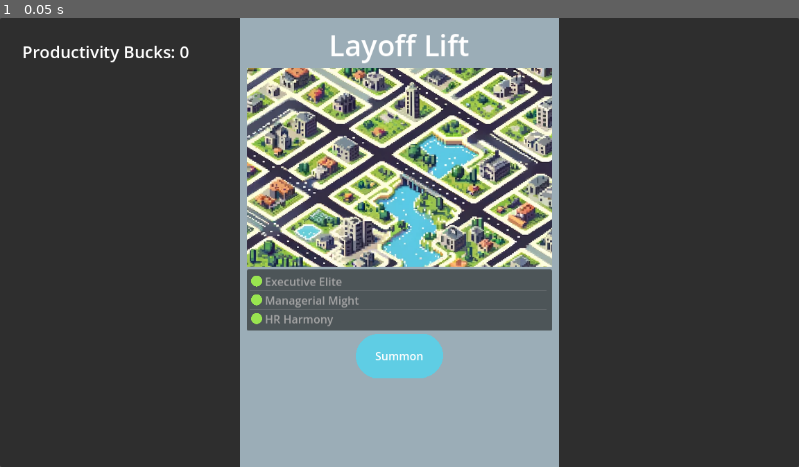
Above: before the commit, frame 1.
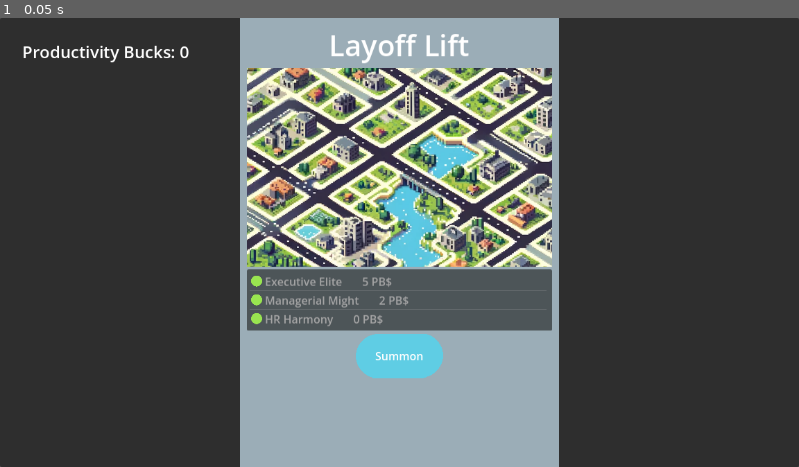
Above: after the commit, the same moment.

Repository: alourencodev/ldjam55
Game: Godot game, scene res://Screens/SelectionScreen.tscn
The game is run twice, just before and just after one commit, with the same random seed, the same clock (stepped at 60 frames per second) and the same inputs. This scene is started directly instead of the project's main scene.
Inputs:
- Up to frame 1 (0.05 s): no input

The runs differ from the first frame. In frame 1, 0.1% of the frame differs, in the area x 44-52%, y 57-69%.

Commit message:
Spend bucks when summoning specific tiers

Diff:
--- a/Screens/SelectionScreen.tscn
+++ b/Screens/SelectionScreen.tscn
@@ -1,15 +1,34 @@
-[gd_scene load_steps=10 format=3 uid="uid://cg8gt3j5ph8pc"]
+[gd_scene load_steps=14 format=3 uid="uid://cg8gt3j5ph8pc"]
 
 [ext_resource type="Texture2D" uid="uid://btmn73a6sc6dl" path="res://Resources/sprite_gray.png" id="1_s0nsq"]
 [ext_resource type="Texture2D" uid="uid://b0lxob3ncc2dq" path="res://Resources/map.png" id="2_c1u2g"]
 [ext_resource type="Texture2D" uid="uid://wrxuspqfcwp8" path="res://Resources/PlaceholderBall.png" id="3_4mk2y"]
 [ext_resource type="Script" path="res://Scripts/SummonerSelector.gd" id="4_xkktw"]
 [ext_resource type="Texture2D" uid="uid://bpx8im540veqm" path="res://Resources/BlueButtonPlaceholder.png" id="5_761m1"]
+[ext_resource type="Script" path="res://Scripts/Tier.gd" id="5_uspdl"]
 [ext_resource type="Script" path="res://Scripts/SceneChanger.gd" id="6_eo5vs"]
 [ext_resource type="Script" path="res://Scripts/PointsLabel.gd" id="7_pcvnb"]
 
 [sub_resource type="LabelSettings" id="LabelSettings_lxgxc"]
 font_size = 42
+
+[sub_resource type="Resource" id="Resource_2dxxv"]
+script = ExtResource("5_uspdl")
+label = "Executive Elite"
+price = 5
+icon = ExtResource("3_4mk2y")
+
+[sub_resource type="Resource" id="Resource_afg5o"]
+script = ExtResource("5_uspdl")
+label = "Managerial Might"
+price = 2
+icon = ExtResource("3_4mk2y")
+
+[sub_resource type="Resource" id="Resource_l7uti"]
+script = ExtResource("5_uspdl")
+label = "HR Harmony"
+price = 0
+icon = ExtResource("3_4mk2y")
 
 [sub_resource type="LabelSettings" id="LabelSettings_ain88"]
 font_size = 24
@@ -66,15 +85,9 @@
 layout_mode = 2
 allow_search = false
 auto_height = true
-item_count = 3
 fixed_icon_size = Vector2i(16, 16)
-item_0/text = "Executive Elite"
-item_0/icon = ExtResource("3_4mk2y")
-item_1/text = "Managerial Might"
-item_1/icon = ExtResource("3_4mk2y")
-item_2/text = "HR Harmony"
-item_2/icon = ExtResource("3_4mk2y")
 script = ExtResource("4_xkktw")
+tiers = Array[ExtResource("5_uspdl")]([SubResource("Resource_2dxxv"), SubResource("Resource_afg5o"), SubResource("Resource_l7uti")])
 
 [node name="TextureButton" type="TextureButton" parent="NinePatchRect/GridContainer"]
 layout_mode = 2
@@ -110,3 +123,4 @@
 
 [connection signal="item_selected" from="NinePatchRect/GridContainer/TierList" to="NinePatchRect/GridContainer/TierList" method="_on_item_selected"]
 [connection signal="item_selected" from="NinePatchRect/GridContainer/TierList" to="NinePatchRect/GridContainer/TextureButton" method="_enable"]
+[connection signal="pressed" from="NinePatchRect/GridContainer/TextureButton" to="NinePatchRect/GridContainer/TierList" method="_on_item_accepted"]
--- a/Scripts/Global.gd
+++ b/Scripts/Global.gd
@@ -13,4 +13,10 @@
 
 
 func add_productivity_bucks(amount):
+	assert(amount >= 0)
 	productivity_bucks += amount
+
+func spend_productivity_bucks(amount):
+	assert(amount >= 0)
+	print("Spending ", amount, " PB$")
+	productivity_bucks -= amount
--- a/Scripts/SummonerSelector.gd
+++ b/Scripts/SummonerSelector.gd
@@ -1,7 +1,20 @@
 extends ItemList
 
+@export var tiers : Array[Tier]
+
+@onready var global = get_node("/root/Global")
+
+func _ready():
+	for tier in tiers:
+		var item_label = tier.label + "       " + str(tier.price) + " PB$"
+		var selectable = tier.price <= global.productivity_bucks
+		add_item(item_label, tier.icon, selectable)
 
 func _on_item_selected(index):
 	assert(index >= 0)
-	var globals = get_node("/root/Global")
-	globals.summoned_tier = index
+	global.summoned_tier = index
+
+
+func _on_item_accepted():
+	var tier = tiers[global.summoned_tier]
+	global.spend_productivity_bucks(tier.price)
--- /dev/null
+++ b/Scripts/Tier.gd
@@ -0,0 +1,6 @@
+extends Resource
+class_name Tier
+
+@export var label = ""
+@export var price = 0
+@export var icon : CompressedTexture2D
